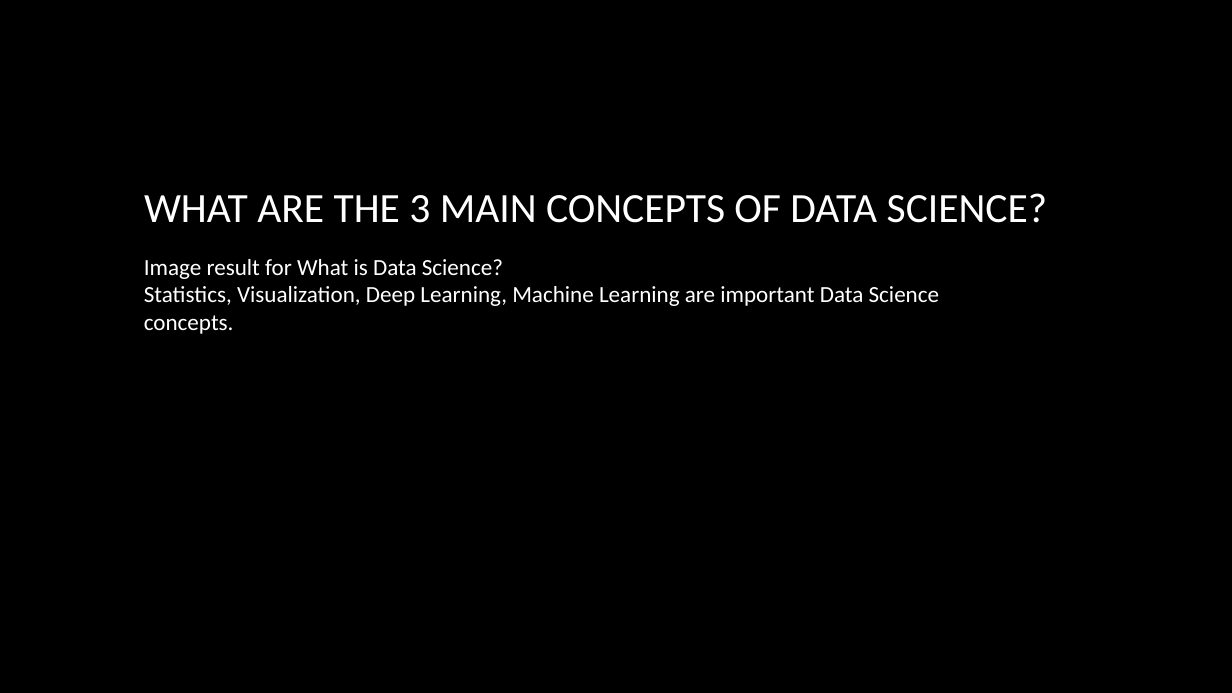
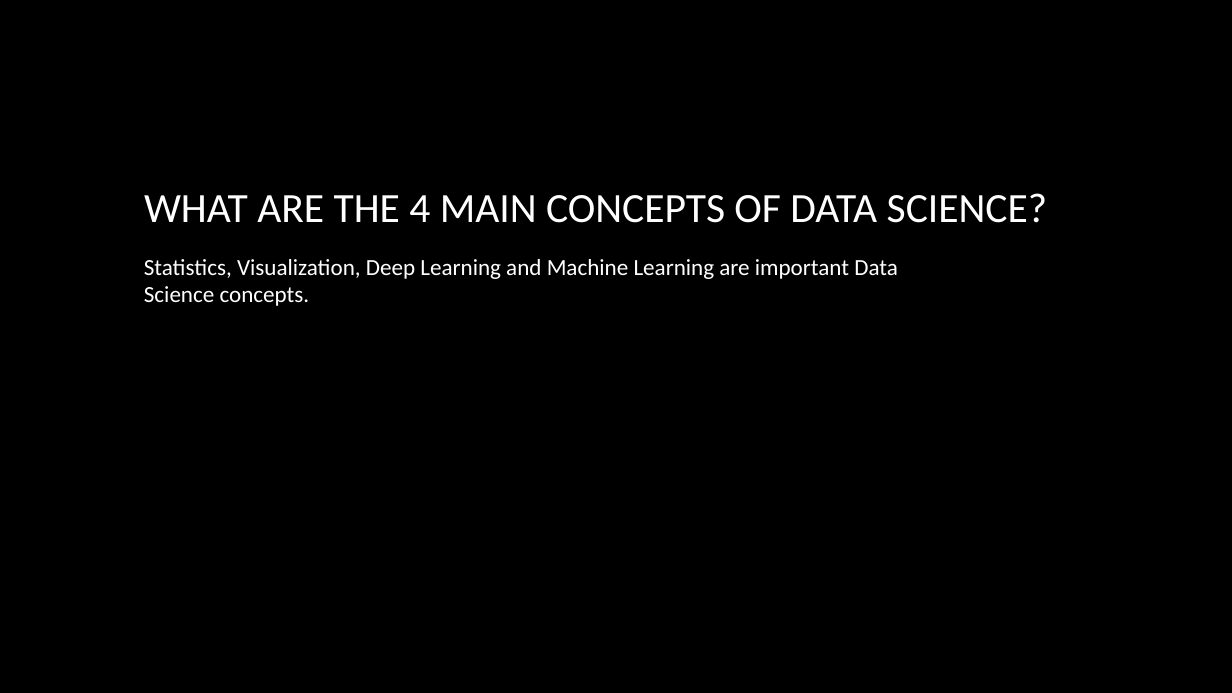
Before and after one commit to dalikey/portfolio-data-science, a slide deck: slide 4 of What is Data Science.pptx. Drawn at 1232x693 pixels with LibreOffice and Linux fonts; fonts in the diff are those of the drawing; background and template pictures are left out. Boxes give left, top, right and bottom in pixels: in the first picture for what was removed or moved away, otherwise in the second. Text is boxed around its words. In the diff, an @@ line names an element or a change of style, - is before the commit and + after.

```diff
--- a/What is Data Science.pptx
+++ b/What is Data Science.pptx
@@ title at bbox=[144, 193, 1047, 223]: text changed @@
-WHAT ARE THE 3 MAIN CONCEPTS OF DATA SCIENCE?
+WHAT ARE THE 4 MAIN CONCEPTS OF DATA SCIENCE?
@@ text at bbox=[144, 259, 898, 306]: text changed @@
-Image result for What is Data Science?
-Statistics, Visualization, Deep Learning, Machine Learning are important Data Science concepts.
+Statistics, Visualization, Deep Learning and Machine Learning are important Data Science concepts.
```
Also in this commit, not shown: 5 other slides changed, 1 slide removed, 1 other file.
